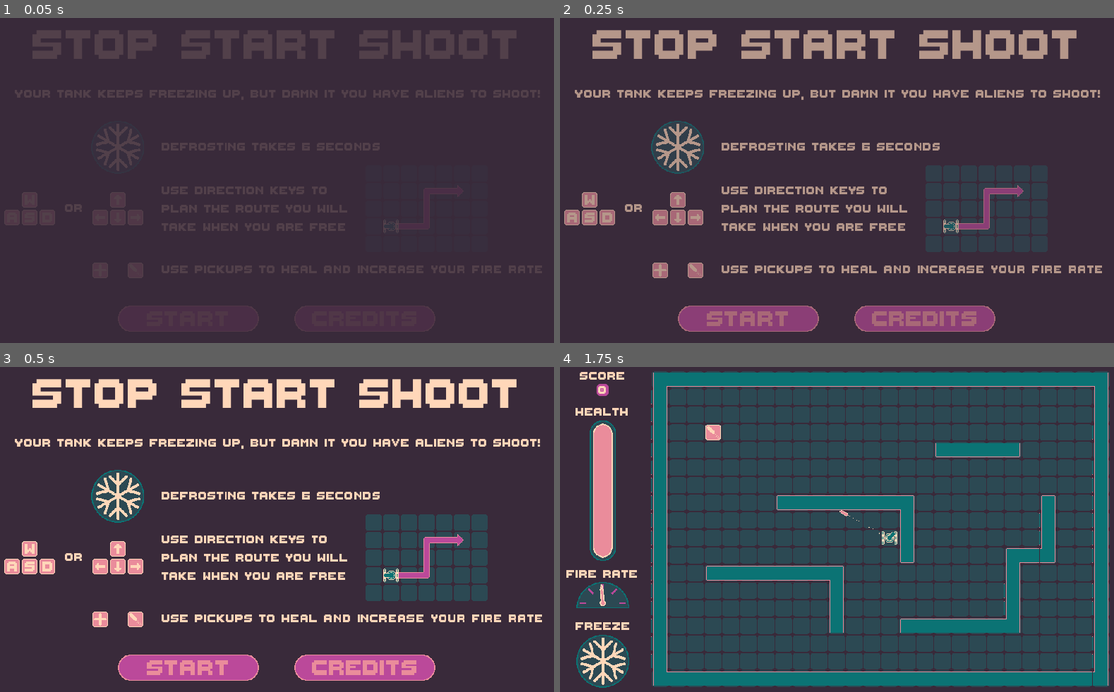
Above: before the commit, frames 1-4 (two rows, left to right).
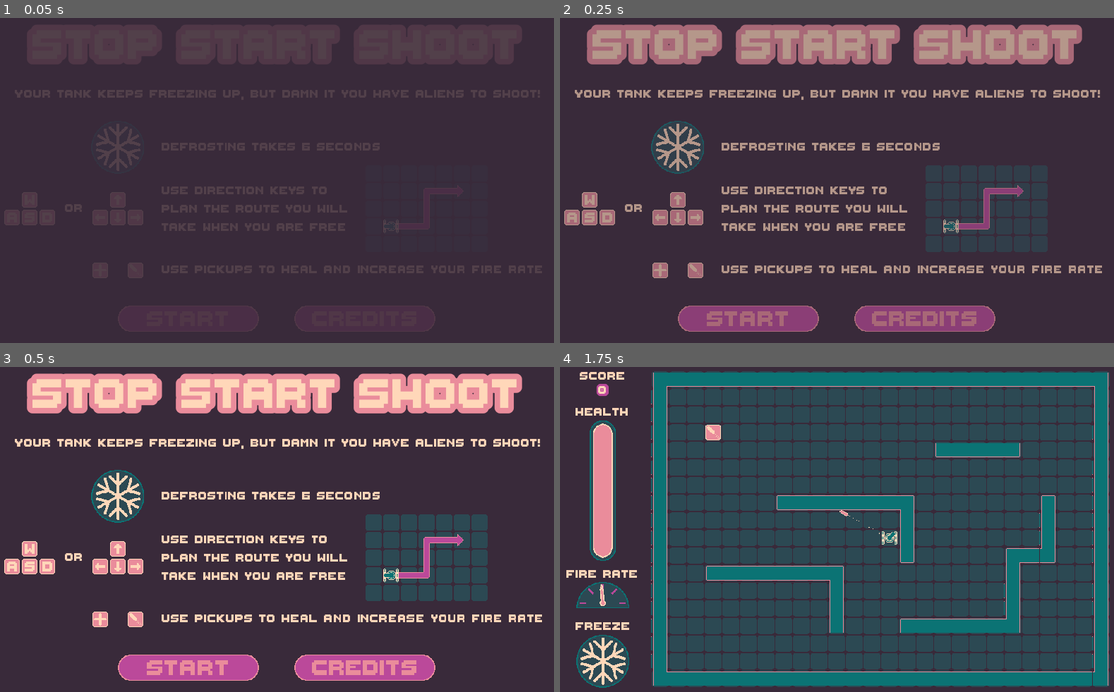
Above: after the commit, the same moments.

Repository: marc-jones/gdl-summer-jam-2021
Game: Godot game, scene res://nodes/SceneManager.tscn
Same seed, same stepped clock (60 frames per second), same inputs: the game is played once before the commit and once after it.
Inputs (mouse positions are in pixels of both pictures, inside the frame that each line leads up to):
- Up to frame 1 (0.05 s): no input
- Up to frame 2 (0.25 s): no input
- Up to frame 3 (0.5 s): no input
- Up to frame 4 (1.75 s): click (748, 669) at 0.5 s; move the mouse to (958, 513) at 1.27 s; hold Right (ui_right) from 1.28 s (still down)

The runs differ from the first frame. In frame 2, 5.8% of the frame differs, in the area x 4-95%, y 1-15%; in frame 3, 5.8%; in frame 4, nothing differs.

Commit message:
Added outline to menu title

Diff:
--- a/nodes/MenuState.tscn
+++ b/nodes/MenuState.tscn
@@ -27,6 +27,8 @@
 
 [sub_resource type="DynamicFont" id=1]
 size = 120
+outline_size = 10
+outline_color = Color( 0.921569, 0.552941, 0.611765, 1 )
 font_data = ExtResource( 4 )
 
 [sub_resource type="DynamicFont" id=18]
